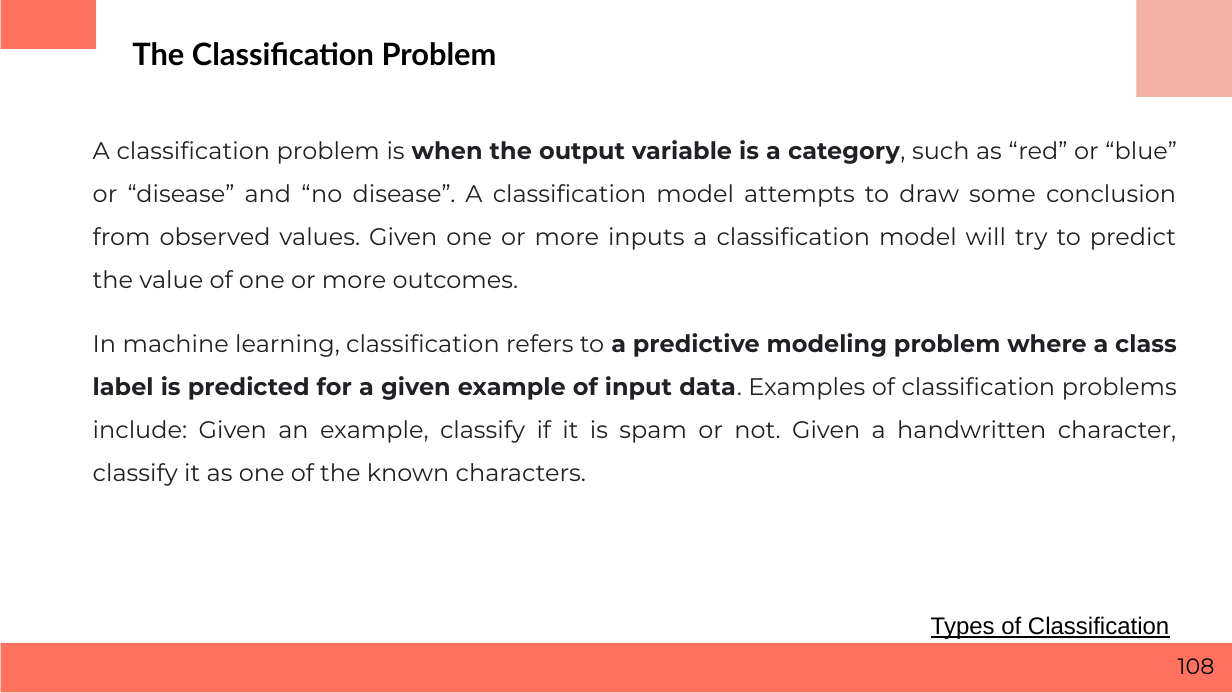
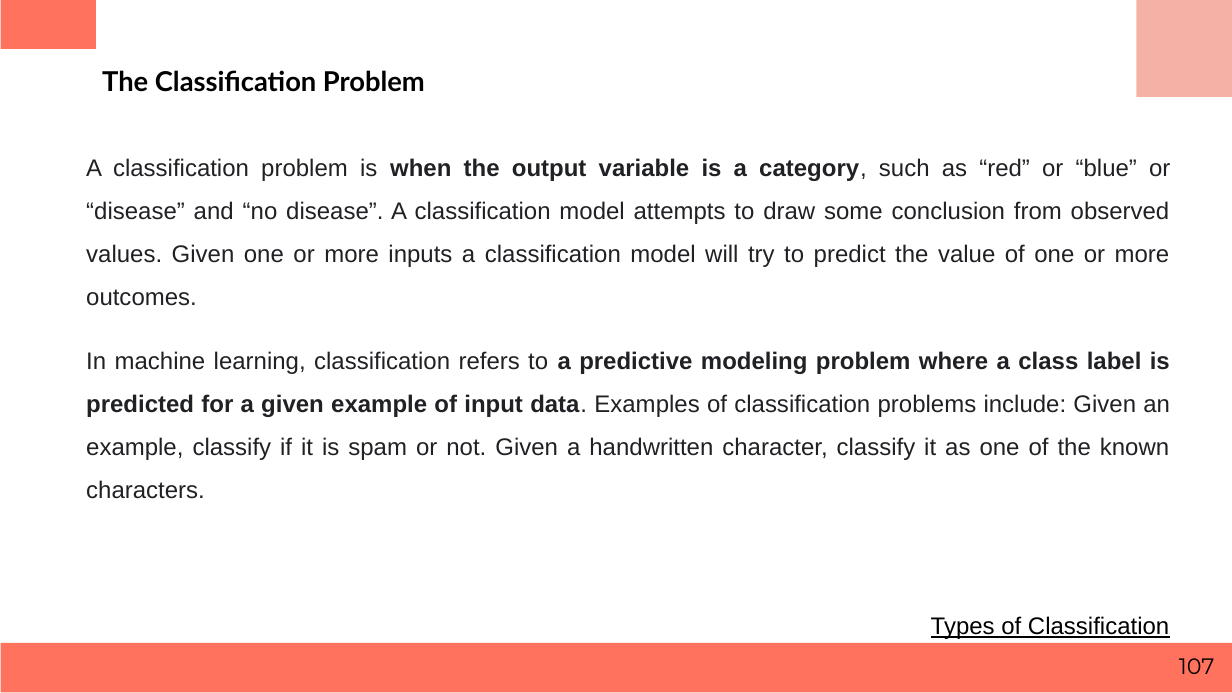
Before and after one commit to keonicsx/Code_Storage, a slide deck: slide 107 of ppt_m3/Business Statistics.pptx (slide 108 before the commit). Drawn at 1232x693 pixels with LibreOffice and Linux fonts; fonts in the diff are those of the drawing. Boxes give left, top, right and bottom in pixels: in the first picture for what was removed or moved away, otherwise in the second. Text is boxed around its words. In the diff, an @@ line names an element or a change of style, - is before the commit and + after.

```diff
--- a/ppt_m3/Business Statistics.pptx
+++ b/ppt_m3/Business Statistics.pptx
@@ title "The Classification Problem": place and size @@
-title "The Classification Problem" at (132,42,497,66)
+title "The Classification Problem" at (102,70,425,92)
@@ title "The Classification Problem" at (102,70,425,92): size 18 to 16 pt @@
@@ text "A classification problem is when ...": place and size @@
-text "A classification problem is when ..." at (93,140,1177,486)
+text "A classification problem is when ..." at (86,158,1170,499)
@@ text "A classification problem is when ..." at (86,158,1170,499): font Montserrat to Arial @@
@@ page number at (1179,658,1215,674): text changed @@
-108
+107
```
Also in this commit, not shown: 44 other slides changed, 2 slides removed, 2 other files.
